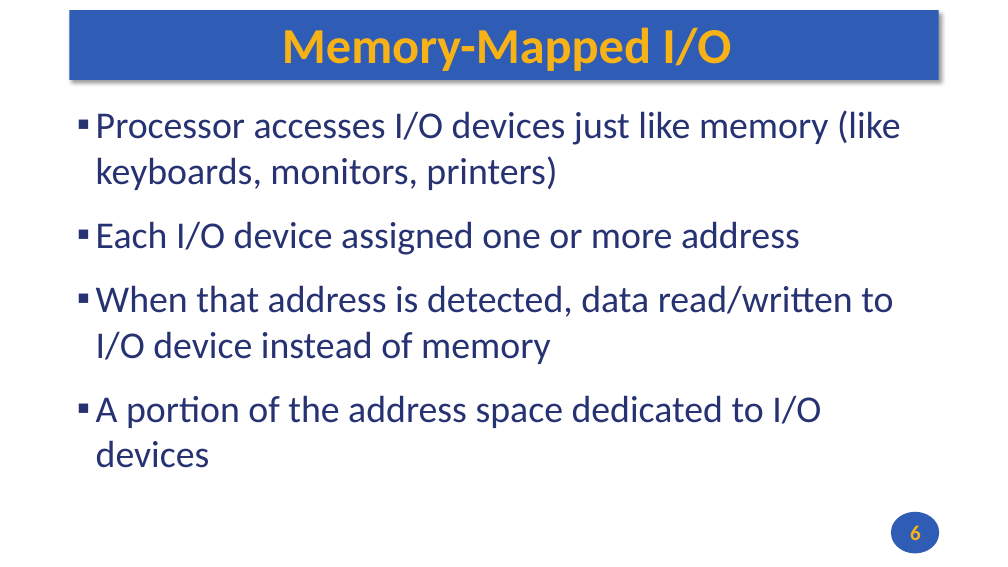
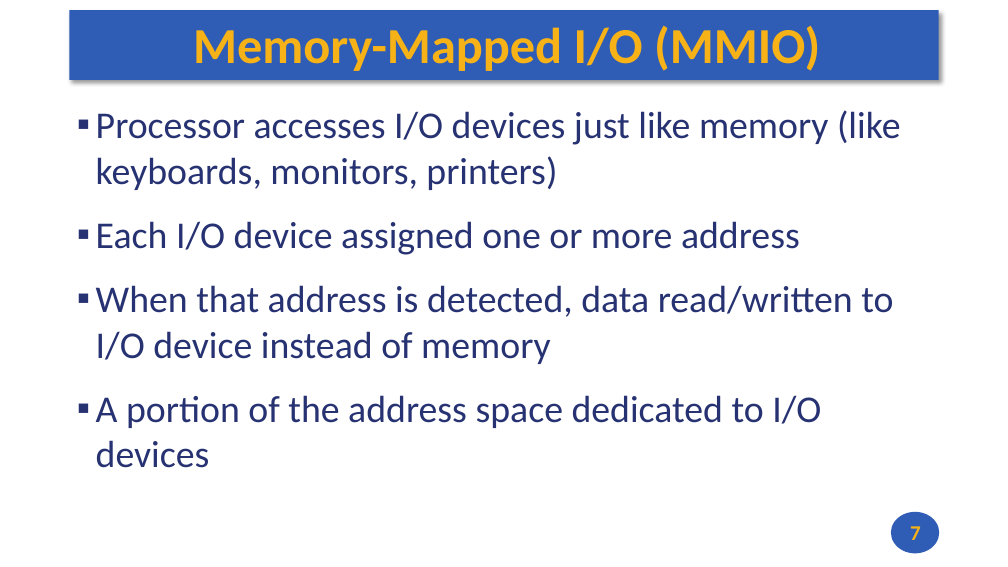
Before and after one commit to andrewt0301/hse-acos-course, a slide deck: slide 7 of docs/part1ca/08_MMIO/CA_Lecture_08.pptx (slide 6 before the commit). Drawn at 1008x567 pixels with LibreOffice and Linux fonts; fonts in the diff are those of the drawing. Boxes give left, top, right and bottom in pixels: in the first picture for what was removed or moved away, otherwise in the second. Text is boxed around its words. In the diff, an @@ line names an element or a change of style, - is before the commit and + after.

```diff
--- a/docs/part1ca/08_MMIO/CA_Lecture_08.pptx
+++ b/docs/part1ca/08_MMIO/CA_Lecture_08.pptx
@@ title at <box>193,26,820,71</box>: text changed @@
-Memory-Mapped I/O
+Memory-Mapped I/O (MMIO)
@@ page number at <box>910,526,921,540</box>: text changed @@
-6
+7
```
Also in this commit, not shown: 3 other slides changed, 3 slides added, 1 other file.
